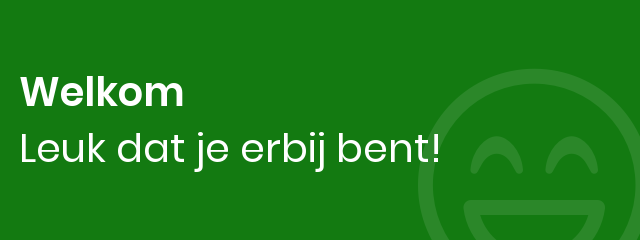
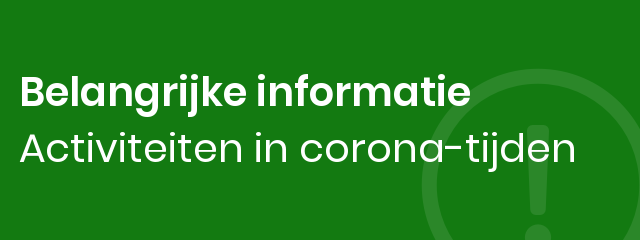
Two versions of the same layered image (w=640, h=240). Layer-by-layer changes:
added group "Covid" with 3 layers above "Welcome" over [19,68,640,240]
added layer "Belangrijke informatie ..." in group "Covid" over [19,74,574,172]
added layer "exclamation-circle" (10%) in group "Covid" over [421,68,640,240]
moved "Welkom ..." into group "Welcome" over [20,76,438,172]
moved "laugh-beam" into group "Welcome" over [418,68,640,240]
